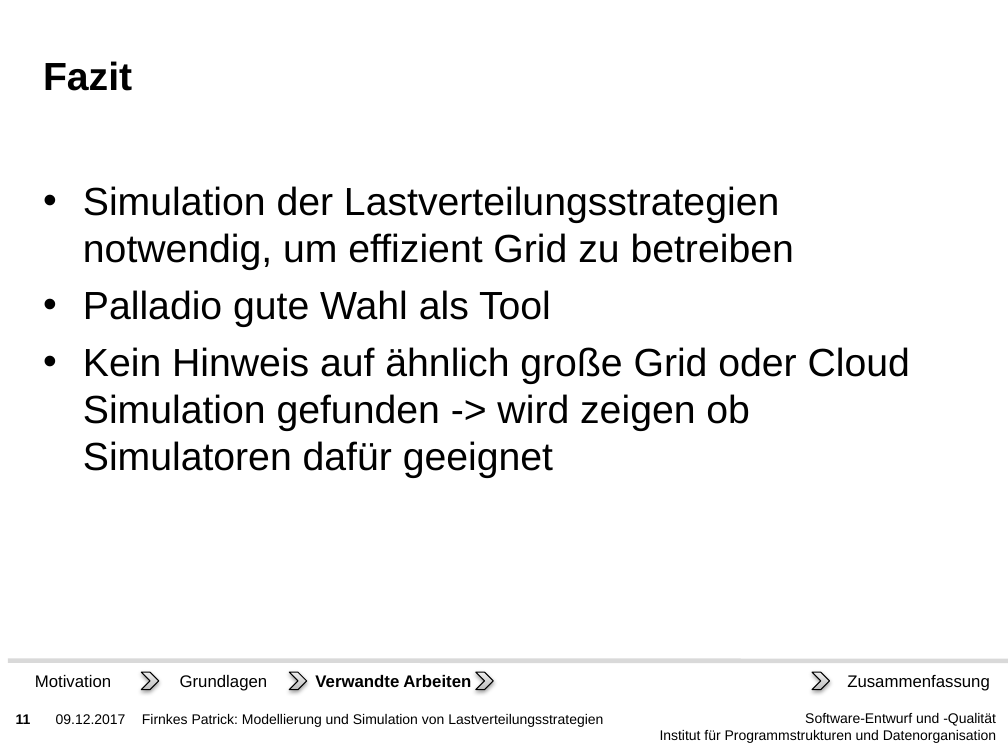
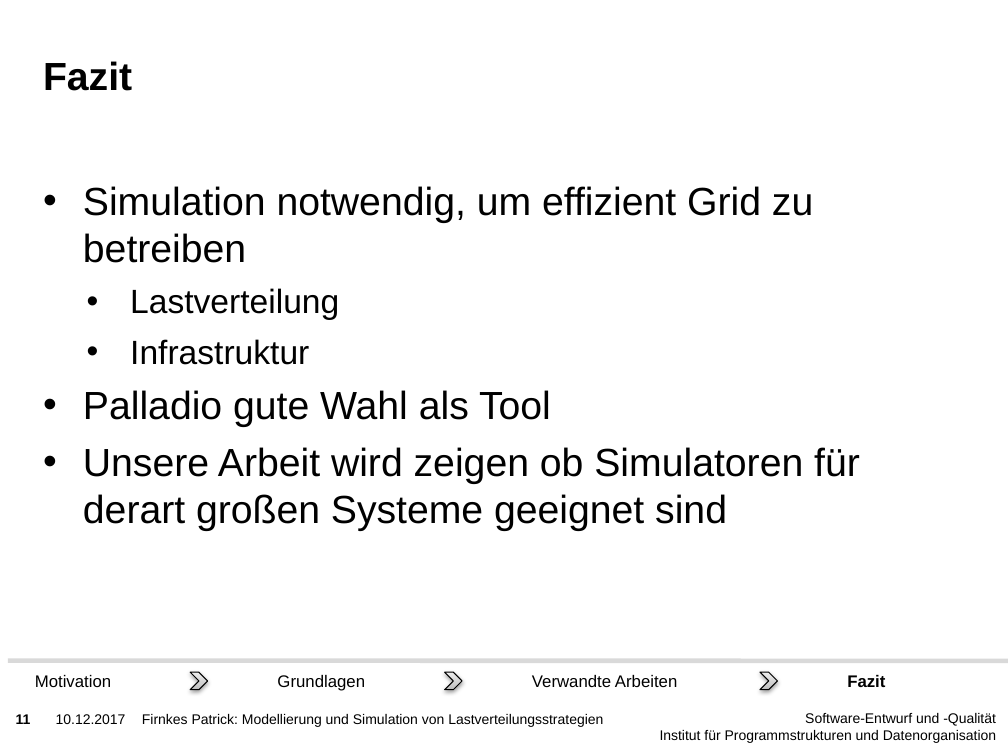
Before and after one commit to PatFirn/wlcg-loadbalancing, a slide deck: slide 11 of presentations/state-of-the-art.pptx. Drawn at 1008x756 pixels with LibreOffice and Linux fonts; fonts in the diff are those of the drawing; background and template pictures are left out. Boxes give left, top, right and bottom in pixels: in the first picture for what was removed or moved away, otherwise in the second. Text is boxed around its words. In the diff, an @@ line names an element or a change of style, - is before the commit and + after.

```diff
--- a/presentations/state-of-the-art.pptx
+++ b/presentations/state-of-the-art.pptx
@@ text at box(83, 186, 813, 365): text changed @@
-• Simulation der Lastverteilungsstrategien notwendig, um effizient Grid zu betreiben
+• Simulation notwendig, um effizient Grid zu betreiben
+  • Lastverteilung
+  • Infrastruktur
@@ text at box(83, 447, 860, 531): text changed @@
-• Kein Hinweis auf ähnlich große Grid oder Cloud Simulation gefunden -> wird zeigen ob Simulatoren dafür geeignet
+• Unsere Arbeit wird zeigen ob Simulatoren für derart großen Systeme geeignet sind
@@ chevron: place and size @@
-chevron at box(141, 672, 158, 689)
+chevron at box(191, 672, 208, 689)
@@ text "Grundlagen": place and size @@
-text "Grundlagen" at box(180, 675, 268, 691)
+text "Grundlagen" at box(277, 675, 365, 691)
@@ chevron: place and size @@
-chevron at box(289, 672, 306, 689)
+chevron at box(445, 672, 462, 689)
@@ text "Verwandte Arbeiten": place and size @@
-text "Verwandte Arbeiten" at box(315, 675, 471, 687)
+text "Verwandte Arbeiten" at box(532, 675, 677, 687)
@@ text "Verwandte Arbeiten" at box(532, 675, 677, 687): bold off @@
@@ chevron: place and size @@
-chevron at box(476, 672, 493, 689)
+chevron at box(760, 672, 777, 689)
@@ chevron removed at box(812, 672, 830, 689) @@
@@ text at box(847, 675, 885, 687): text changed; bold on @@
-Zusammenfassung
+Fazit
@@ text at box(56, 714, 126, 724): text changed @@
-09.12.2017
+10.12.2017
```
Also in this commit, not shown: 17 other slides changed, 1 other file.
